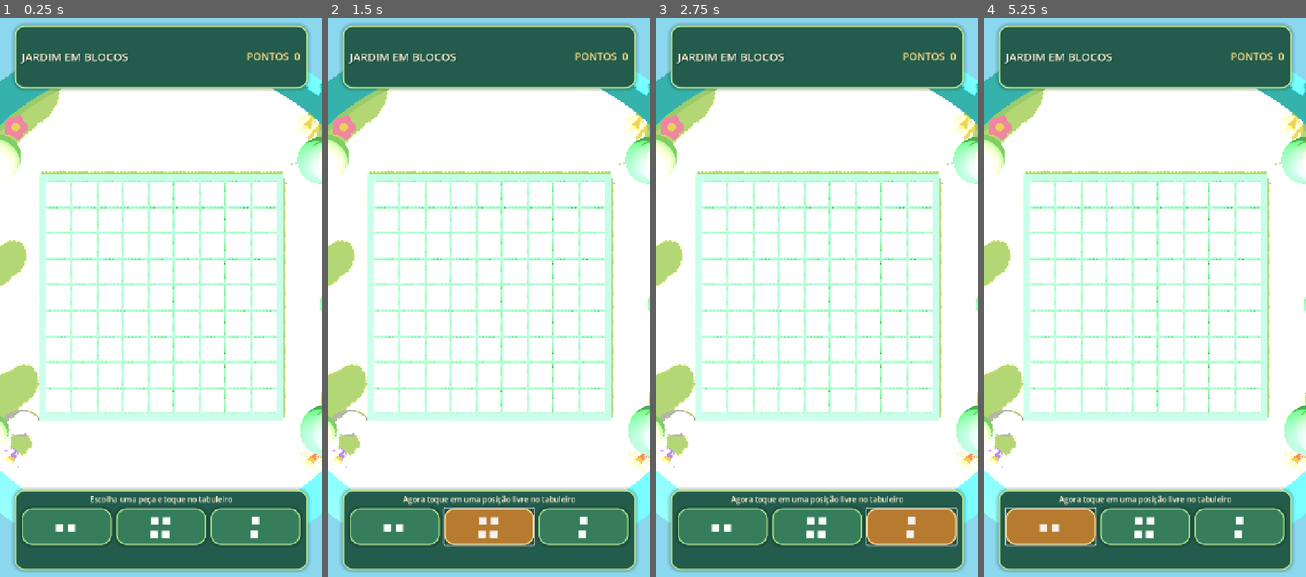
Above: before the commit, frames 1-4 (left to right).
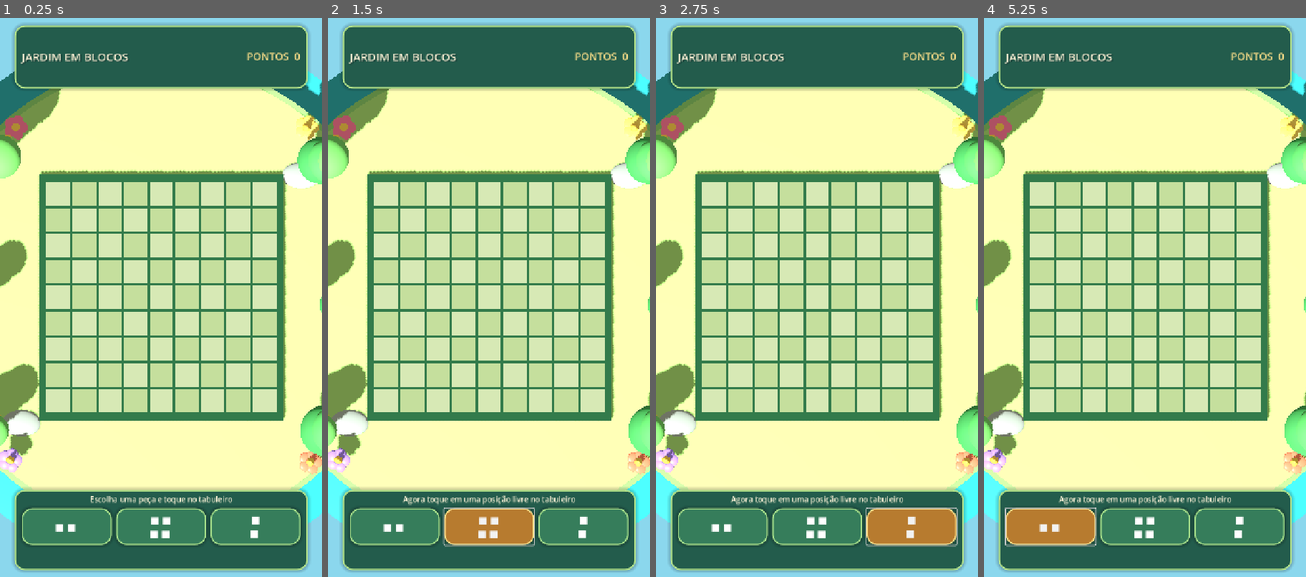
Above: after the commit, the same moments.

Repository: YohBoostel07/Jardim-em-Blocos-Android
Game: Godot game, scene res://main.tscn
The game is run twice, just before and just after one commit, with the same random seed, the same clock (stepped at 60 frames per second) and the same inputs.
Inputs:
- Up to frame 1 (0.25 s): no input
- Up to frame 2 (1.5 s): click "■ ■" at 0.5 s; click "■ ■ ■ ■" at 1.25 s
- Up to frame 3 (2.75 s): click "■ ■" at 2 s
- Up to frame 4 (5.25 s): click "■ ■" at 2.75 s; click "■ ■ ■ ■" at 3.5 s; click "■ ■" at 4.25 s; click "■ ■" at 5 s

The runs differ from the first frame. In frame 1, 72% of the frame differs, in the area x 0-100%, y 9-91%; in frame 2, 72%; in frame 3, 72%; in frame 4, 72%.

Commit message:
Improve board contrast and make placed blocks clearly visible

Diff:
--- a/godot/main.gd
+++ b/godot/main.gd
@@ -60,6 +60,12 @@
 	material.metallic = metallic
 	return material
 
+func _flat_mat(color: Color) -> StandardMaterial3D:
+	var material := StandardMaterial3D.new()
+	material.shading_mode = BaseMaterial3D.SHADING_MODE_UNSHADED
+	material.albedo_color = color
+	return material
+
 func _box(parent: Node3D, size: Vector3, pos: Vector3, material: Material, bevel := false) -> MeshInstance3D:
 	var mesh_instance := MeshInstance3D.new()
 	var mesh := BoxMesh.new()
@@ -77,8 +83,8 @@
 	environment.background_color = Color("#8bd7ed")
 	environment.ambient_light_source = Environment.AMBIENT_SOURCE_COLOR
 	environment.ambient_light_color = Color("#fff4d8")
-	environment.ambient_light_energy = 0.72
-	environment.tonemap_mode = Environment.TONE_MAPPER_FILMIC
+	environment.ambient_light_energy = 0.42
+	environment.tonemap_mode = Environment.TONE_MAPPER_LINEAR
 	world.environment = environment
 	add_child(world)
 
@@ -94,7 +100,7 @@
 
 	var sun := DirectionalLight3D.new()
 	sun.rotation_degrees = Vector3(-48, -32, 0)
-	sun.light_energy = 1.35
+	sun.light_energy = 0.9
 	sun.shadow_enabled = true
 	add_child(sun)
 
@@ -220,7 +226,7 @@
 	var base_mesh := BoxMesh.new()
 	base_mesh.size = Vector3(BOARD_SIZE + 0.35, 0.26, BOARD_SIZE + 0.35)
 	board_base.mesh = base_mesh
-	board_base.material_override = _mat(Color("#4f9d66"))
+	board_base.material_override = _flat_mat(Color("#347b4b"))
 	board_base.position = Vector3(0, 0.22, 0)
 	add_child(board_base)
 	for r in range(GRID):
@@ -229,7 +235,7 @@
 			var mesh := BoxMesh.new()
 			mesh.size = Vector3(CELL * 0.91, 0.10, CELL * 0.91)
 			cell.mesh = mesh
-			cell.material_override = _mat(Color("#d9efbd") if (r + c) % 2 == 0 else Color("#c9e5a9"))
+			cell.material_override = _flat_mat(Color("#d7e9b5") if (r + c) % 2 == 0 else Color("#c5df9d"))
 			cell.position = _cell_position(r, c, 0.40)
 			add_child(cell)
 
@@ -239,17 +245,17 @@
 func _create_block(row: int, col: int, color_index: int) -> MeshInstance3D:
 	var block := MeshInstance3D.new()
 	var mesh := BoxMesh.new()
-	mesh.size = Vector3(CELL * 0.88, 0.42, CELL * 0.88)
+	mesh.size = Vector3(CELL * 0.88, 0.48, CELL * 0.88)
 	block.mesh = mesh
-	block.material_override = _mat(BLOCK_COLORS[color_index % BLOCK_COLORS.size()], 0.30, 0.04)
-	block.position = _cell_position(row, col, 0.68)
+	block.material_override = _flat_mat(BLOCK_COLORS[color_index % BLOCK_COLORS.size()])
+	block.position = _cell_position(row, col, 0.72)
 	add_child(block)
 	var shine := MeshInstance3D.new()
 	var shine_mesh := BoxMesh.new()
 	shine_mesh.size = Vector3(CELL * 0.54, 0.025, CELL * 0.12)
 	shine.mesh = shine_mesh
-	shine.material_override = _mat(Color(1, 1, 1, 0.42), 0.22)
-	shine.position = Vector3(0, 0.215, -CELL * 0.29)
+	shine.material_override = _flat_mat(Color(1, 1, 1, 0.72))
+	shine.position = Vector3(0, 0.245, -CELL * 0.29)
 	block.add_child(shine)
 	return block
 
